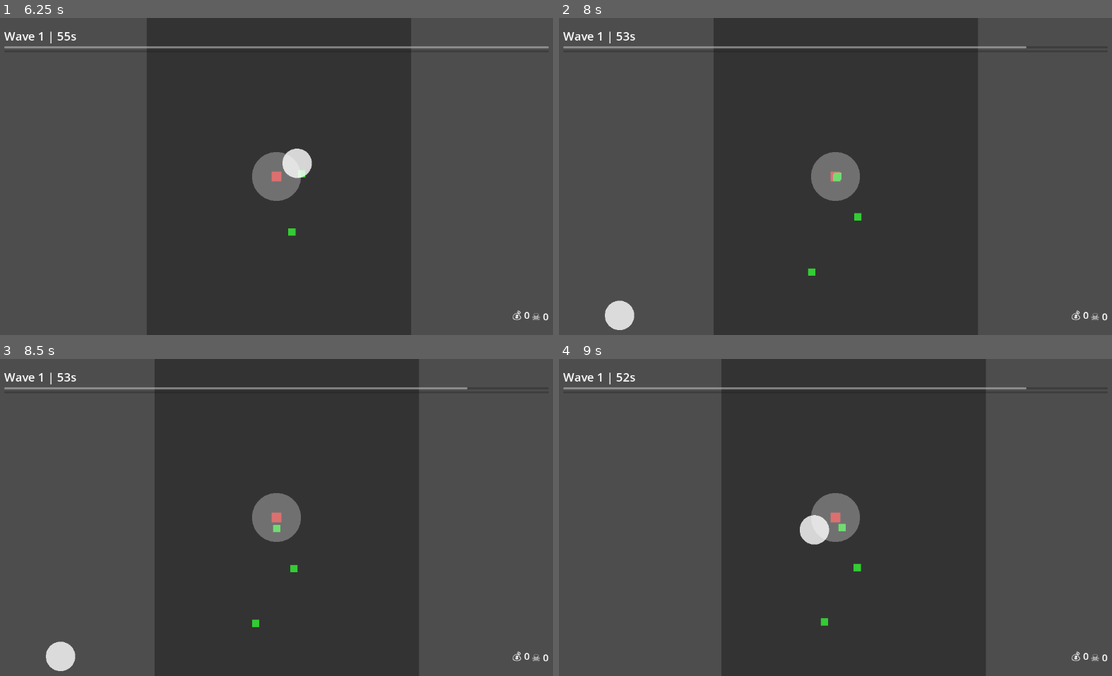
Above: before the commit, frames 1-4 (two rows, left to right).
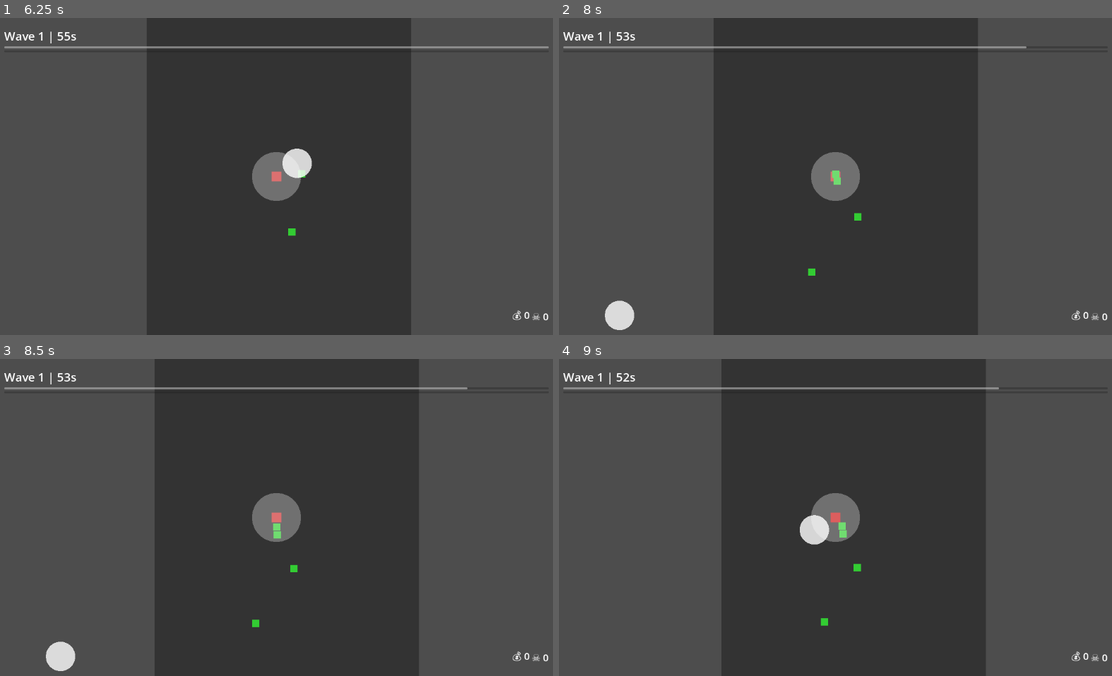
Above: after the commit, the same moments.

Repository: pengjipan/godot-minigame
Game: Godot game, scene res://scenes/menus/main_menu.tscn
Same seed, same stepped clock (60 frames per second), same inputs: the game is played once before the commit and once after it.
Inputs (mouse positions are in pixels of both pictures, inside the frame that each line leads up to):
- Up to frame 1 (6.25 s): click "START GAME" at 0.5 s; click "Potato Warrior Balanced chara…" at 1.25 s; move the mouse to (398, 160) at 2.02 s; hold Right (ui_right) 2.03-2.75 s; click (398, 160) at 2.17 s; drag from (165, 192) to (276, 176) at 2.77 s; move the mouse to (331, 106) at 3.52 s; hold Right (ui_right) 3.53-4.25 s; drag from (248, 239) to (265, 125) at 4.27 s; move the mouse to (447, 224) at 5.02 s; hold Left (ui_left) 5.03-5.75 s; drag from (105, 128) to (304, 160) at 5.77 s
- Up to frame 2 (8 s): move the mouse to (863, 176) at 6.52 s; hold Down (ui_down) 6.53-7.25 s; click (863, 176) at 6.67 s; drag from (752, 97) to (841, 176) at 7.27 s
- Up to frame 3 (8.5 s): move the mouse to (398, 501) at 8.02 s; hold Up (ui_up) from 8.03 s (still down)
- Up to frame 4 (9 s): release Up (ui_up) at 8.75 s; tap Enter at 8.75 s; drag from (724, 533) to (813, 628) at 8.77 s

Frame 1 is identical in both runs. In frame 2, less than 0.1% of the frame differs, in the area x 49-52%, y 48-53%; in frame 3, less than 0.1%; in frame 4, less than 0.1%, in the area x 50-85%, y 8-57%.

Commit message:
Fix enemy collision overlap and add extensive weapon/projectile debugging

Diff:
--- a/scenes/enemies/enemy_base.tscn
+++ b/scenes/enemies/enemy_base.tscn
@@ -16,7 +16,7 @@
 
 [node name="EnemyBase" type="CharacterBody2D"]
 collision_layer = 2
-collision_mask = 0
+collision_mask = 2
 script = ExtResource("1")
 
 [node name="Sprite" type="ColorRect" parent="."]
--- a/scenes/player/player.gd
+++ b/scenes/player/player.gd
@@ -78,6 +78,9 @@
 	if inventory and nearest_enemy and inventory.has_method("set_aim_direction"):
 		var aim_direction = (nearest_enemy.global_position - global_position).normalized()
 		inventory.set_aim_direction(aim_direction)
+		# Debug: show we found an enemy
+		if Engine.get_frames_drawn() % 60 == 0:  # Print once per second
+			print("[Player] Aiming at enemy at ", nearest_enemy.global_position, " direction: ", aim_direction)
 
 	# Smooth camera follow
 	if camera:
--- a/scenes/player/player_inventory.gd
+++ b/scenes/player/player_inventory.gd
@@ -39,10 +39,13 @@
 
 ## Set aiming direction for all weapons
 func set_aim_direction(direction: Vector2) -> void:
-	aim_direction = direction.normalized()
-	for weapon in weapons:
-		if weapon.has_method("set_aim_direction"):
-			weapon.set_aim_direction(aim_direction)
+	if direction.length() > 0:
+		aim_direction = direction.normalized()
+		for weapon in weapons:
+			if weapon.has_method("set_aim_direction"):
+				weapon.set_aim_direction(aim_direction)
+	else:
+		print("[PlayerInventory] Warning: Invalid aim direction")
 
 ## Fire all weapons
 func fire(origin_position: Vector2) -> void:
--- a/scenes/weapons/projectile.tscn
+++ b/scenes/weapons/projectile.tscn
@@ -3,7 +3,7 @@
 [ext_resource type="Script" path="res://scenes/weapons/projectile.gd" id="1"]
 
 [sub_resource type="CircleShape2D" id="CircleShape2D_1"]
-radius = 5.0
+radius = 10.0
 
 [node name="Projectile" type="Area2D"]
 collision_layer = 8
@@ -11,10 +11,11 @@
 script = ExtResource("1")
 
 [node name="Sprite" type="ColorRect" parent="."]
-offset_left = -5.0
-offset_top = -5.0
-offset_right = 5.0
-offset_bottom = 5.0
+z_index = 10
+offset_left = -10.0
+offset_top = -10.0
+offset_right = 10.0
+offset_bottom = 10.0
 color = Color(1, 1, 0, 1)
 
 [node name="CollisionShape2D" type="CollisionShape2D" parent="."]
--- a/scenes/weapons/weapon_base.gd
+++ b/scenes/weapons/weapon_base.gd
@@ -11,14 +11,16 @@
 var fire_cooldown: float = 0.5
 var time_since_fire: float = 0.0
 var can_auto_fire: bool = true
+var debug_fire_count: int = 0
 
 func _ready() -> void:
-	print("[Weapon] Weapon initialized")
+	print("[Weapon] Weapon initialized at ", global_position)
 	fire_cooldown = 1.0 / fire_rate
 	# Load default projectile if not set
 	if projectile_scene == null:
 		projectile_scene = load("res://scenes/weapons/projectile.tscn")
 		print("[Weapon] Loaded default projectile scene")
+	print("[Weapon] Fire rate: ", fire_rate, " cooldown: ", fire_cooldown)
 
 func _process(delta: float) -> void:
 	time_since_fire += delta
@@ -29,11 +31,12 @@
 		var player = get_parent()
 		if player:
 			player = player.get_parent()  # PlayerInventory -> Player
-			if player and player.has_method("get_global_position"):
+			if player and player.is_in_group("player"):
 				var fire_pos = player.global_position
-				fire(fire_pos, aim_direction)
-			else:
-				print("[Weapon] Warning: Could not get player position")
+				if aim_direction.length() > 0:
+					fire(fire_pos, aim_direction)
+				else:
+					print("[Weapon] No aim direction set")
 
 ## Set aiming direction
 func set_aim_direction(direction: Vector2) -> void:
@@ -46,8 +49,9 @@
 		return
 
 	time_since_fire = 0.0
+	debug_fire_count += 1
+	print("[Weapon] FIRING #", debug_fire_count, " from ", fire_position, " direction: ", direction)
 	_spawn_projectile(fire_position, direction)
-	print("[Weapon] Fired projectile from ", fire_position, " in direction ", direction)
 
 ## Create a single projectile
 func _spawn_projectile(position: Vector2, direction: Vector2) -> void:
@@ -55,15 +59,29 @@
 		push_error("[Weapon] No projectile scene!")
 		return
 
+	print("[Weapon] Creating projectile at ", position, " with direction ", direction)
 	var projectile = projectile_scene.instantiate()
-	get_tree().current_scene.add_child(projectile)
+
+	# Add to current scene (game world)
+	var game_world = get_tree().current_scene
+	if game_world:
+		game_world.add_child(projectile)
+		print("[Weapon] Added projectile to ", game_world.name)
+	else:
+		push_error("[Weapon] No current scene!")
+		projectile.queue_free()
+		return
 
 	# Initialize projectile
 	if projectile.has_method("initialize"):
 		projectile.initialize(position, direction, projectile_speed, damage)
+		print("[Weapon] Initialized projectile at ", projectile.global_position)
 	else:
 		projectile.global_position = position
-		if projectile.has_method("set_direction"):
-			projectile.set_direction(direction)
+		print("[Weapon] Set projectile position to ", projectile.global_position)
 
-	print("[Weapon] Spawned projectile at ", position)
+	# Verify it's visible
+	if projectile.has_node("Sprite"):
+		print("[Weapon] Projectile has visible sprite")
+	else:
+		print("[Weapon] WARNING: Projectile has no sprite!")
